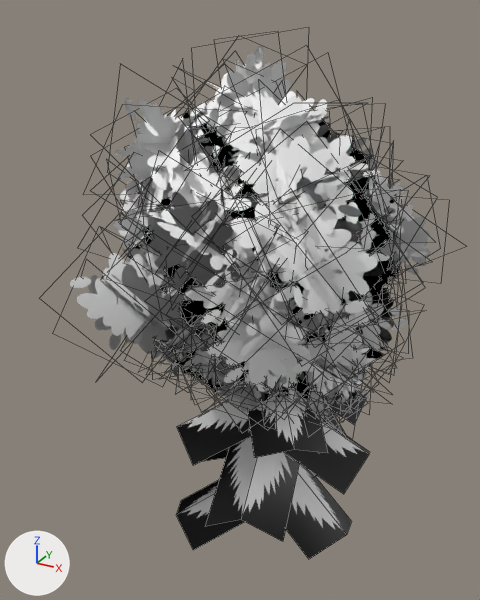
An edit to the FBX model Eden/Assets/FBX/FBX_Alive_Trees.fbx, drawn before and after from the same camera.
One viewpoint serves both versions: a 50 mm lens placed at (4.32, -8.93, 8.66), pointed at (-0.44, -0.27, 4.33). The axes (+X, +Y, +Z) are drawn at lower left. The lights are the same throughout. Mesh edges are drawn as thin lines. Where no turn or scale is listed for an object, it has been applied to the vertices.

Names of what the first picture shows: 'MESH_Tree_Leaves_01', 'MESH_Tree_Leaves_02', 'MESH_Tree_Leaves_03', 'MESH_Tree_Leaves_04'.
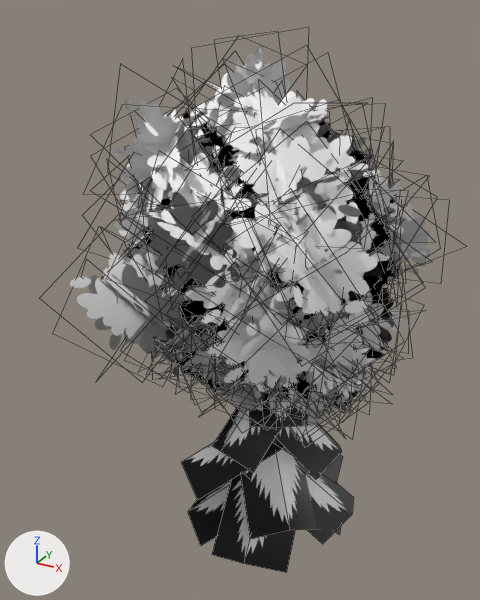
Commit message: updated pine tree

Where the change shows, as pixel boxes (x1, y1, x2, y2) in the pictures (480 x 600 px; the box of a moved part takes in the faces that stretch with it):
'MESH_Tree_Leaves_02', reshaped, moved (10% narrower): before (177, 370, 369, 559); after (181, 393, 354, 573)
part 1 of me_mesh_004, moved or reshaped (not visible before): after (181, 439, 285, 500)
part 2 of me_mesh_004, moved or reshaped (not visible before): after (276, 423, 342, 479)
part 3 of me_mesh_004, moved or reshaped: before (244, 370, 307, 385); after (240, 449, 317, 539)
part 4 of me_mesh_004, moved or reshaped (not visible afterwards): before (177, 402, 251, 466)
part 5 of me_mesh_004, moved or reshaped (not visible afterwards): before (285, 421, 369, 494)
part 6 of me_mesh_004, moved or reshaped (not visible afterwards): before (324, 411, 346, 435)
part 7 of me_mesh_004, moved or reshaped (not visible afterwards): before (205, 436, 299, 541)
part 8 of me_mesh_004, moved or reshaped: before (328, 393, 366, 424); after (244, 471, 354, 544)
part 9 of me_mesh_004, moved or reshaped: before (248, 393, 327, 458); after (188, 480, 231, 546)
part 10 of me_mesh_004, moved or reshaped (not visible afterwards): before (286, 463, 351, 559)
part 11 of me_mesh_004, moved or reshaped: before (203, 448, 229, 461); after (335, 526, 341, 535)
part 12 of me_mesh_004, moved or reshaped: before (177, 480, 245, 550); after (212, 475, 295, 573)
part 13 of me_mesh_004, added: after (212, 393, 343, 483)

Patch to the scene script:
```diff
--- a/Eden/Assets/FBX/FBX_Alive_Trees.fbx.py
+++ b/Eden/Assets/FBX/FBX_Alive_Trees.fbx.py
@@ me_mesh_004 @@
-me_mesh_004.from_pydata(...)  # 138 vertices, 46 faces; spans x -1.64..1.77, y -1.75..1.84, z -3.39..3.53
+me_mesh_004.from_pydata(...)  # 204 vertices, 68 faces; spans x -1.58..1.67, y -1.58..1.47, z -0.19..6.86
+# me_mesh_004 part 1: the loose piece of 6 vertices spanning x -0.9..0.52, y -1.03..0.53, z 0.89..1.73 is multiplied about its middle by the matrix ((1.224, 0.498, -0.15), (-0.516, 1.211, -0.193), (0.064, 0.236, 1.307)), then moved by (-0.29, -0.12, 0.29)
+# me_mesh_004 part 2: the loose piece of 6 vertices spanning x -0.11..0.9, y -0.24..0.49, z 1.51..2.26 is multiplied about its middle by the matrix ((1.564, -0.139, 0.176), (0.142, 1.573, -0.023), (-0.174, 0.038, 1.57)), then moved by (0.2, -0.14, 0.3)
+# me_mesh_004 part 3: the loose piece of 6 vertices spanning x -0.45..0.96, y -1.09..0.5, z 0.09..1.01 is multiplied about its middle by the matrix ((1.216, -0.314, 0.19), (0.347, 1.197, -0.244), (-0.119, 0.285, 1.232)), then moved by (0.13, -0.16, 0.79)
+# me_mesh_004 part 4: the loose piece of 6 vertices spanning x -1.52..0.52, y -1.34..0.68, z -1.59..-0.47 is multiplied about its middle by the matrix ((0.641, -0.202, -0.114), (0.168, 0.636, -0.182), (0.16, 0.143, 0.647)), then moved by (0.38, 0.04, 5.37)
+# me_mesh_004 part 5: the loose piece of 6 vertices spanning x -0.21..1.77, y -0.49..0.79, z -1.85..-0.68 is multiplied about its middle by the matrix ((-0.484, -0.024, -0.238), (0.029, -0.539, -0.003), (-0.238, -0.015, 0.484)), then moved by (-1.02, -0.1, 5.98)
+# me_mesh_004 part 6: the loose piece of 6 vertices spanning x -0.65..0.95, y -0.22..1.75, z -2.14..-1.06 is multiplied about its middle by the matrix ((0.08, 0.51, 0.196), (-0.543, 0.095, -0.026), (-0.058, -0.189, 0.516)), then moved by (0.2, -0.77, 6.39)
+# me_mesh_004 part 7: the loose piece of 6 vertices spanning x -0.7..0.98, y -1.75..0.34, z -2.33..-1.24 is multiplied about its middle by the matrix ((0.496, 0.159, -0.014), (-0.149, 0.446, -0.224), (-0.056, 0.217, 0.47)), then moved by (-0.11, 0.47, 6.87)
+# me_mesh_004 part 8: the loose piece of 6 vertices spanning x -0.36..1.52, y -0.46..1.1, z -1.0..0.21 is multiplied about its middle by the matrix ((0.968, 0.471, -0.084), (-0.478, 0.953, -0.174), (-0.002, 0.193, 1.063)), then moved by (0.02, -0.42, 1.4)
+# me_mesh_004 part 9: the loose piece of 6 vertices spanning x -0.51..1.34, y -1.34..0.62, z -1.04..-0.05 is multiplied about its middle by the matrix ((-0.082, 1.112, -0.184), (-1.119, -0.102, -0.122), (-0.137, 0.173, 1.108)), then moved by (-0.84, 0.09, 1.08)
+# me_mesh_004 part 10: the loose piece of 6 vertices spanning x -0.45..1.65, y -0.97..0.86, z -3.16..-1.74 is multiplied about its middle by the matrix ((-0.992, -0.105, -0.073), (0.092, -0.983, 0.16), (-0.089, 0.152, 0.984)), then moved by (-1.19, 0.21, 3.57)
+# me_mesh_004 part 11: the loose piece of 6 vertices spanning x -1.58..0.31, y -0.51..1.21, z -2.71..-1.39 is multiplied about its middle by the matrix ((-0.549, 0.734, 0.077), (-0.734, -0.553, 0.036), (0.075, -0.04, 0.916)), then moved by (1.13, -0.08, 2.55)
+# me_mesh_004 part 12: the loose piece of 6 vertices spanning x -1.64..0.56, y -1.37..0.77, z -3.39..-2.27 is multiplied about its middle by the matrix ((0.552, -0.869, -0.018), (0.854, 0.546, -0.184), (0.165, 0.084, 1.013)), then moved by (0.69, -0.27, 3.55)
+# me_mesh_004 part 13: 30 vertices added at x -0.88..1.26, y -1.15..1.17, z 1.02..3.76
 me_mesh_004.materials.append(mat_mat_pine_leaf)
@@ ob_mesh_tree_leaves_02 @@
 ob_mesh_tree_leaves_02 = bpy.data.objects.new('MESH_Tree_Leaves_02', me_mesh_004)
-ob_mesh_tree_leaves_02.location = (0.06, -0.14, 3.36)
+ob_mesh_tree_leaves_02.location = (0.0, 0.0, 0.0)
```
